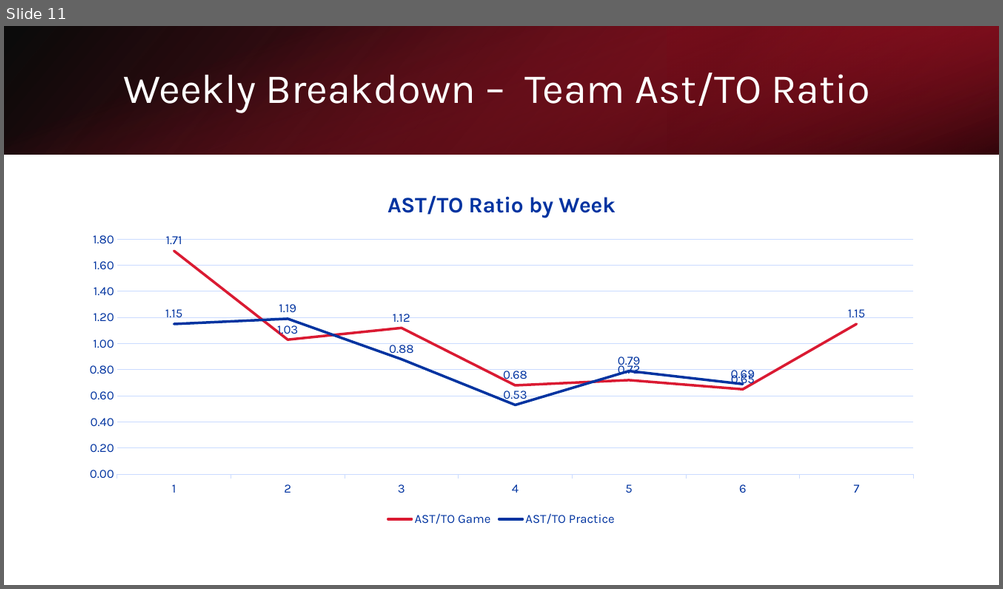
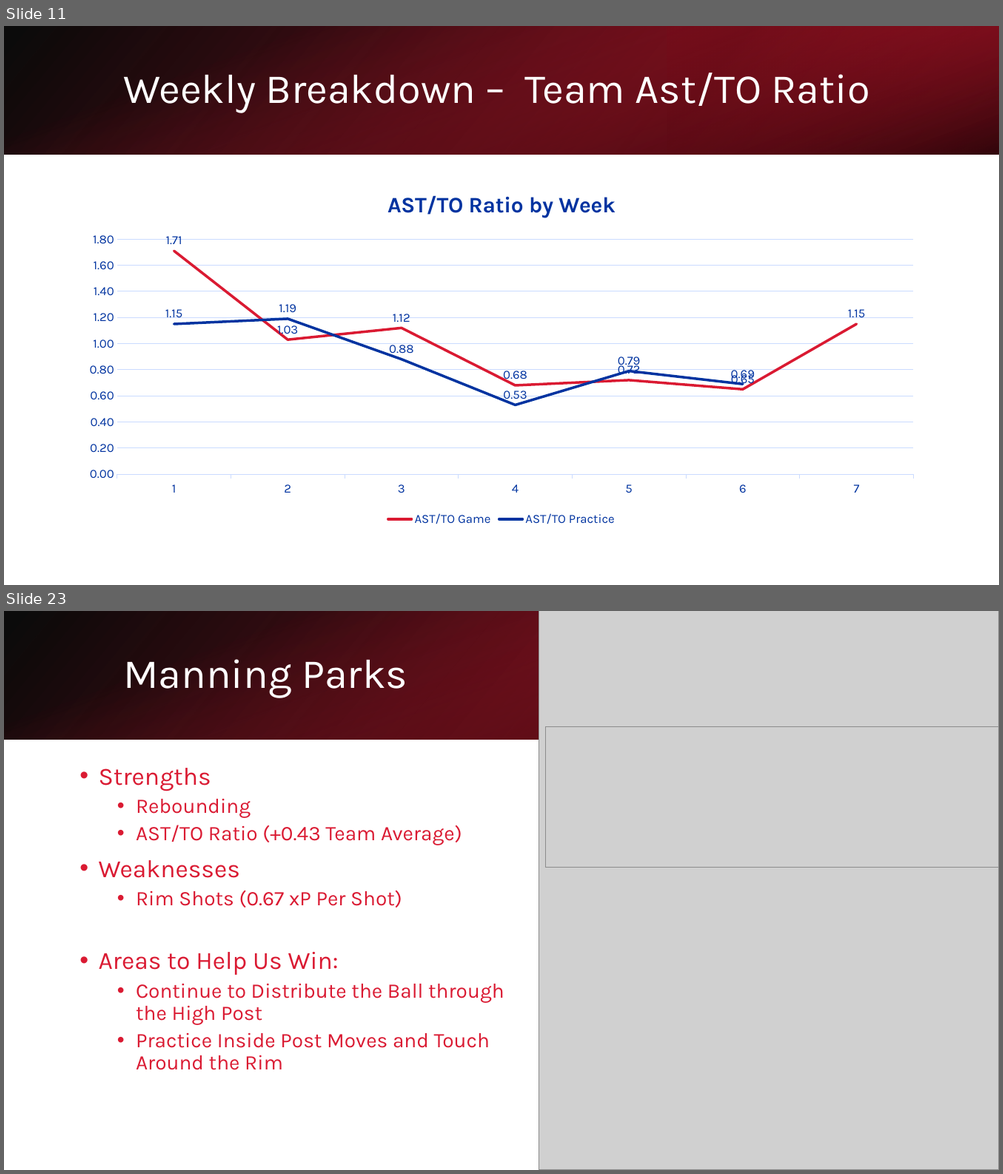
Before and after one commit to apurvis14/Jackson-Prep-Basketball-Analytics, a slide deck: Midseason Analytics Overview.pptx. Shown one above the other, each under a label of ours: slide 11 before the commit, slides 11 and 23 after it; the slides between them are not shown. The pictures are 1003x589 and 1003x1174 pixels, drawn with LibreOffice and Linux fonts; fonts in the diff are those of the drawing; grey boxes stand for pictures. Boxes give left, top, right and bottom in pixels: in the first picture for what was removed or moved away, otherwise in the second. Text is boxed around its words. In the diff, an @@ line names an element or a change of style, - is before the commit and + after.

```diff
--- a/Midseason Analytics Overview.pptx
+++ b/Midseason Analytics Overview.pptx
@@ slide 23 added at <box>4,611,999,1170</box>, background #FFFFFF @@
@@ rectangle added at <box>4,611,999,739</box>, fill gradient #000000 to #A31326 @@
@@ rectangle added at <box>4,612,998,740</box>, fill gradient #DA1A32 to #000000 @@
@@ picture added at <box>538,611,999,1170</box> @@
@@ rectangle added at <box>667,611,999,739</box>, fill gradient #6D0D19 to #DA1A32 @@
@@ title added at <box>123,659,407,698</box>, 40 pt, text #FFFFFF @@
+Manning Parks
@@ picture added at <box>546,726,999,868</box> @@
@@ text added at <box>99,768,504,1071</box>, 20 pt, text #DA1A32 @@
+• Strengths
+  • Rebounding
+  • AST/TO Ratio (+0.43 Team Average)
+• Weaknesses
+  • Rim Shots (0.67 xP Per Shot)
+• Areas to Help Us Win:
+  • Continue to Distribute the Ball through the High Post
+  • Practice Inside Post Moves and Touch Around the Rim
```
Also in this commit, not shown: 4 slides changed, 9 other slides added, 2 other files.
